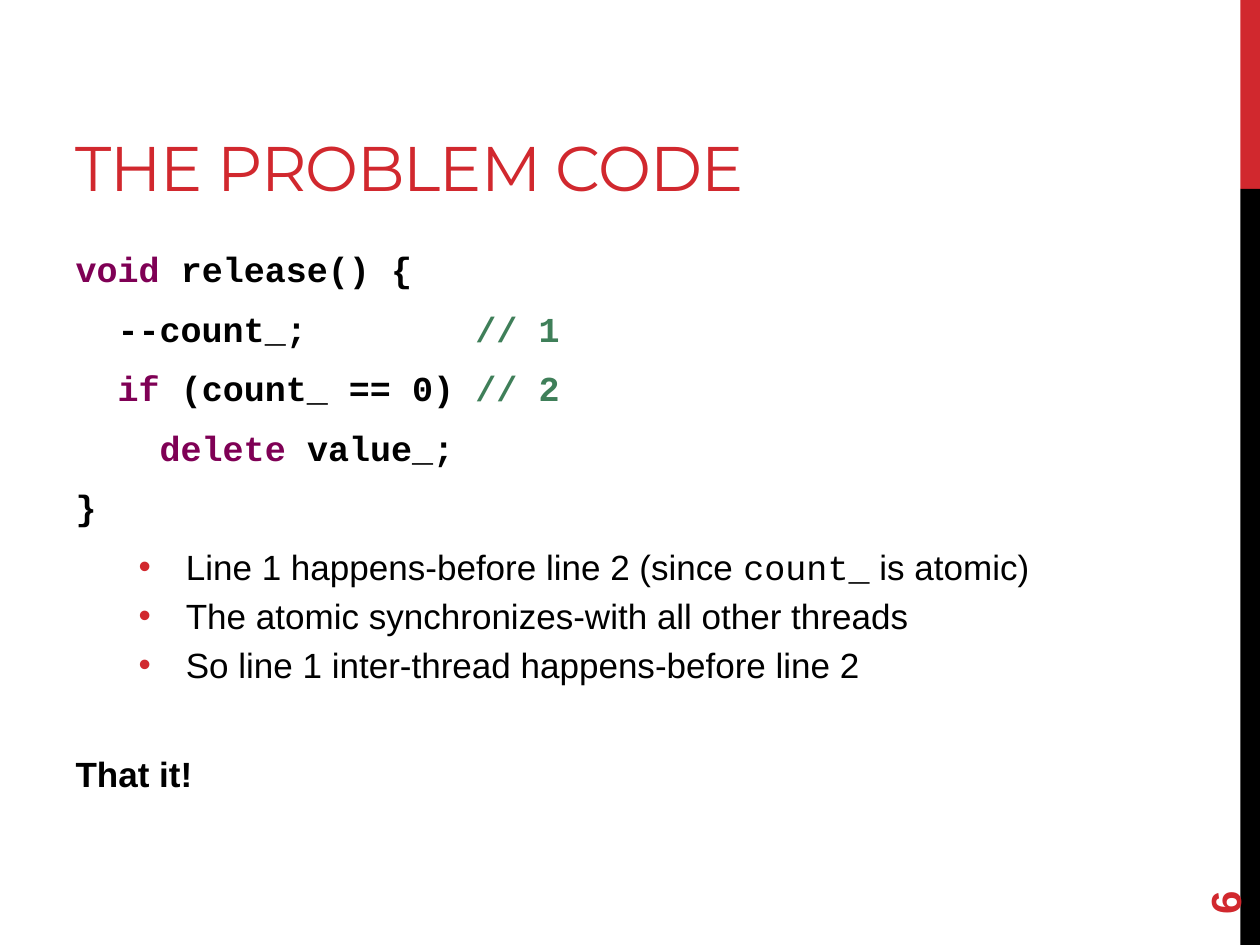
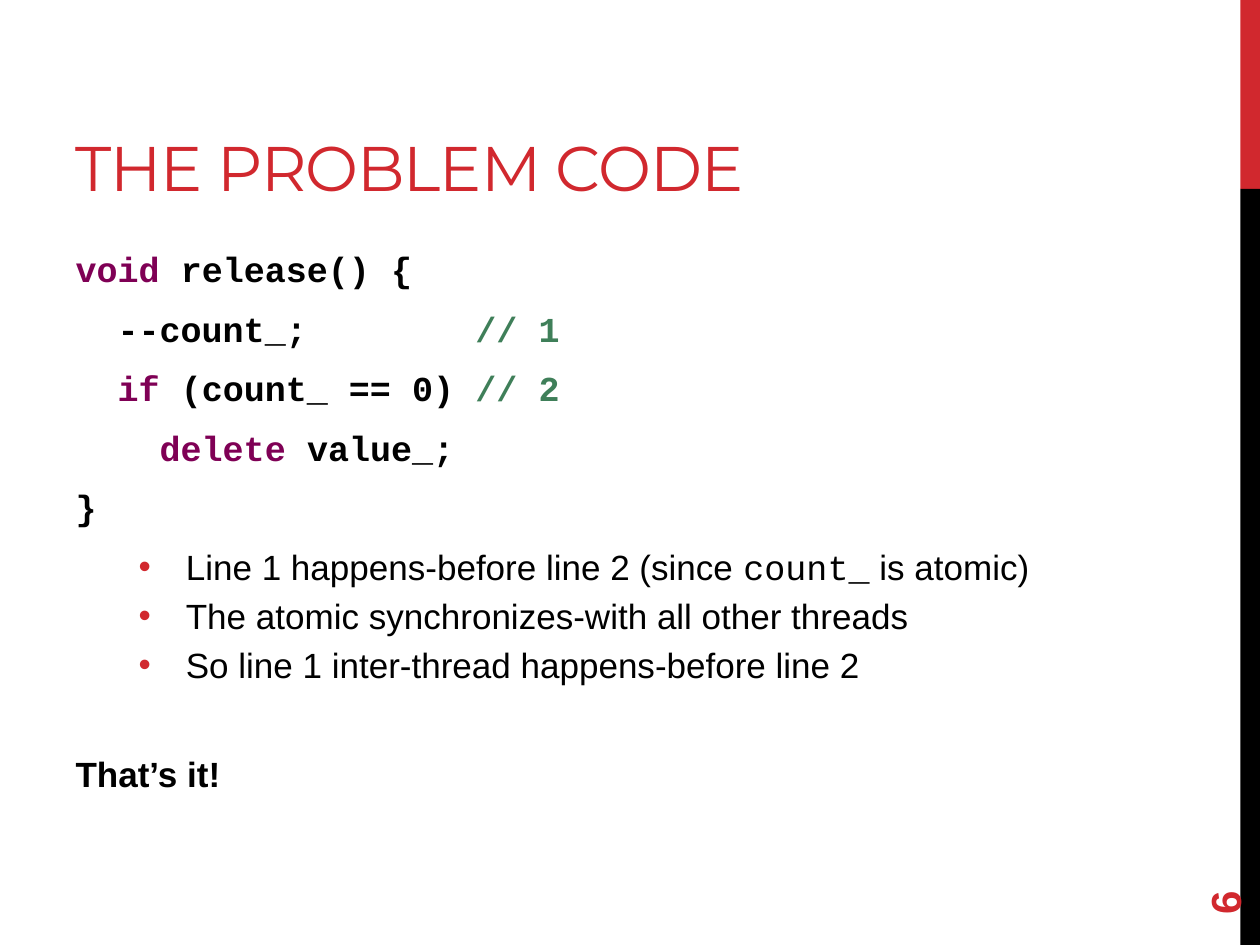
Before and after one commit to joshpeterson/DevelopingConcurrentSoftware, a slide deck: slide 6 of Lectures/Case Study - Atomics and Object Lifetime/Case Study - Atomics and Object Lifetime.pptx. Drawn at 1260x945 pixels with LibreOffice and Linux fonts; fonts in the diff are those of the drawing. Boxes give left, top, right and bottom in pixels: in the first picture for what was removed or moved away, otherwise in the second. Text is boxed around its words. In the diff, an @@ line names an element or a change of style, - is before the commit and + after.

```diff
--- a/Lectures/Case Study - Atomics and Object Lifetime/Case Study - Atomics and Object Lifetime.pptx
+++ b/Lectures/Case Study - Atomics and Object Lifetime/Case Study - Atomics and Object Lifetime.pptx
@@ text at (x1=76, y1=761, x2=220, y2=788): text changed @@
-That it!
+That’s it!
```
Also in this commit, not shown: 1 other slide changed, 2 other files.
